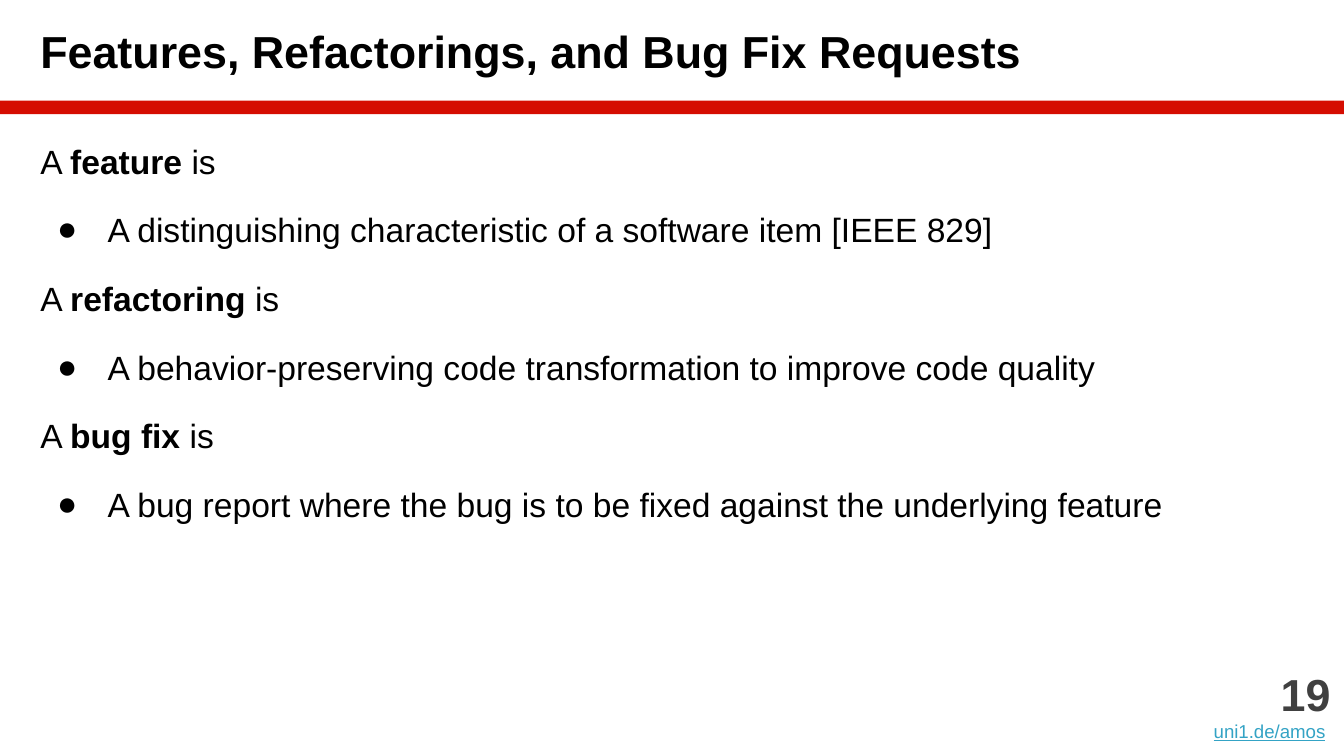
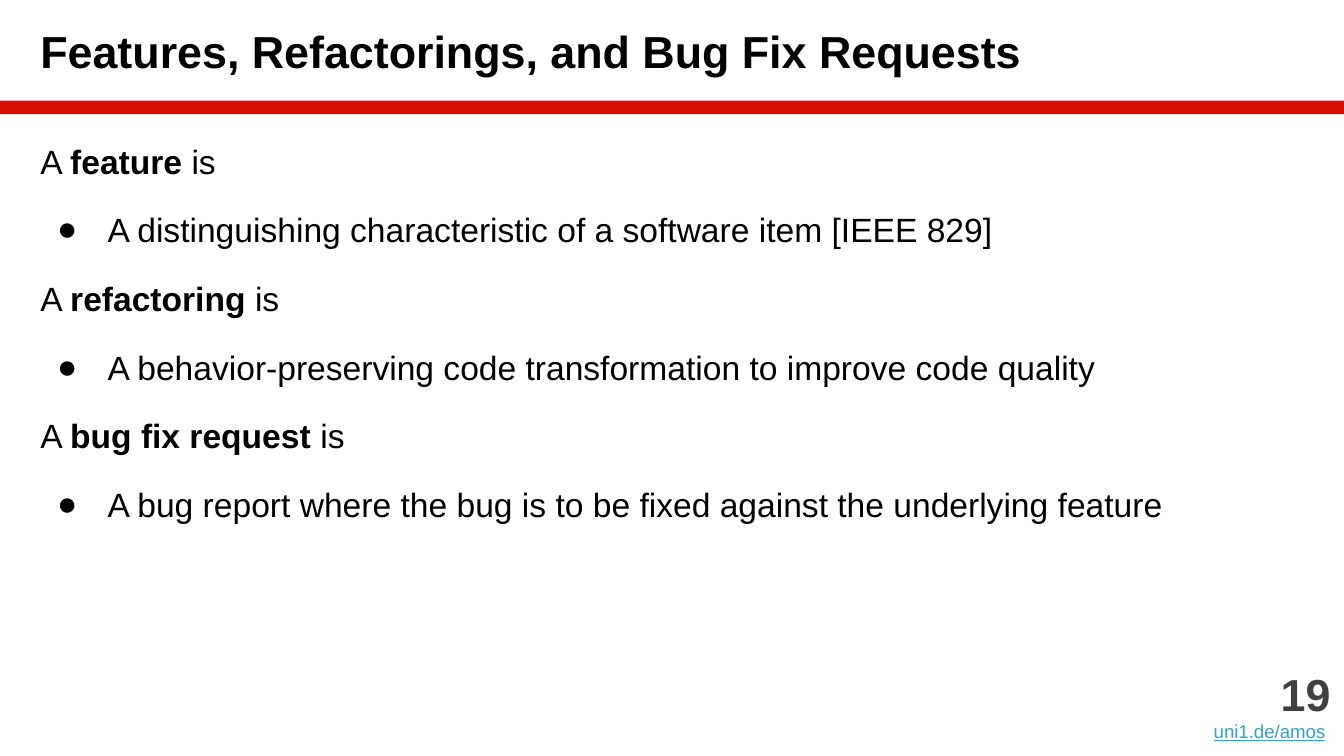
Before and after one commit to dirkriehle/amos-course, a slide deck: slide 19 of Lecture slides/AMOS B04 - Agile Planning.pptx. Drawn at 1344x756 pixels with LibreOffice and Linux fonts; fonts in the diff are those of the drawing. Boxes give left, top, right and bottom in pixels: in the first picture for what was removed or moved away, otherwise in the second. Text is boxed around its words. In the diff, an @@ line names an element or a change of style, - is before the commit and + after.

```diff
--- a/Lecture slides/AMOS B04 - Agile Planning.pptx
+++ b/Lecture slides/AMOS B04 - Agile Planning.pptx
@@ text at (x1=40, y1=423, x2=344, y2=455): text changed @@
-A bug fix is
+A bug fix request is
```
Also in this commit, not shown: 6 other slides changed, 1 other file.
